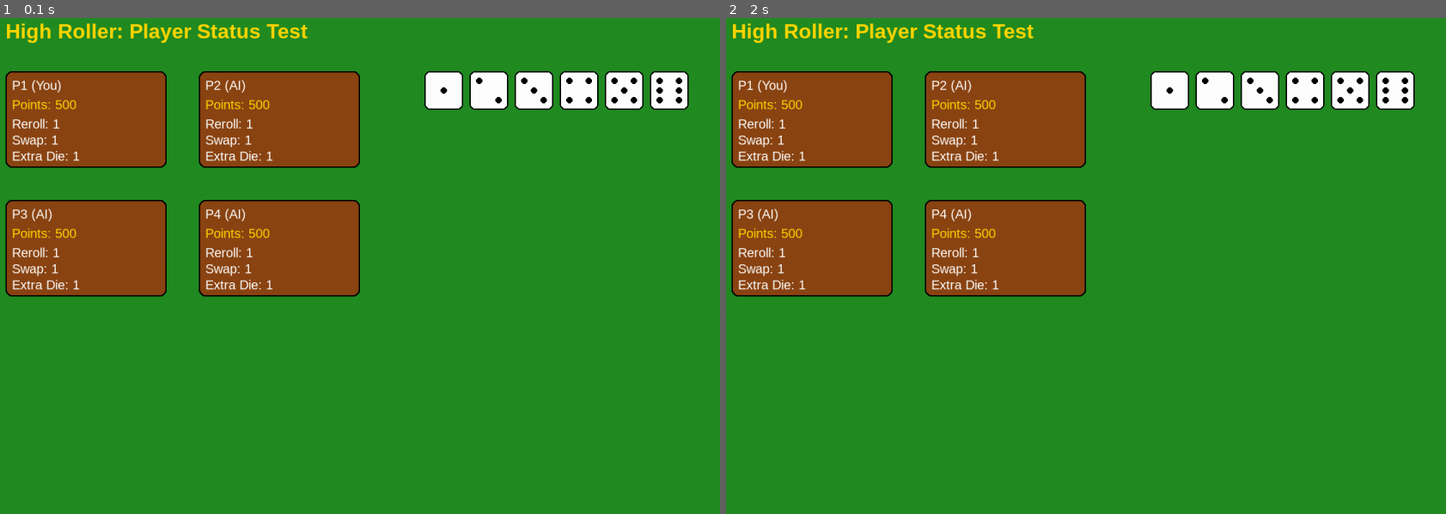
Above: before the commit, frames 1-2 (left to right).
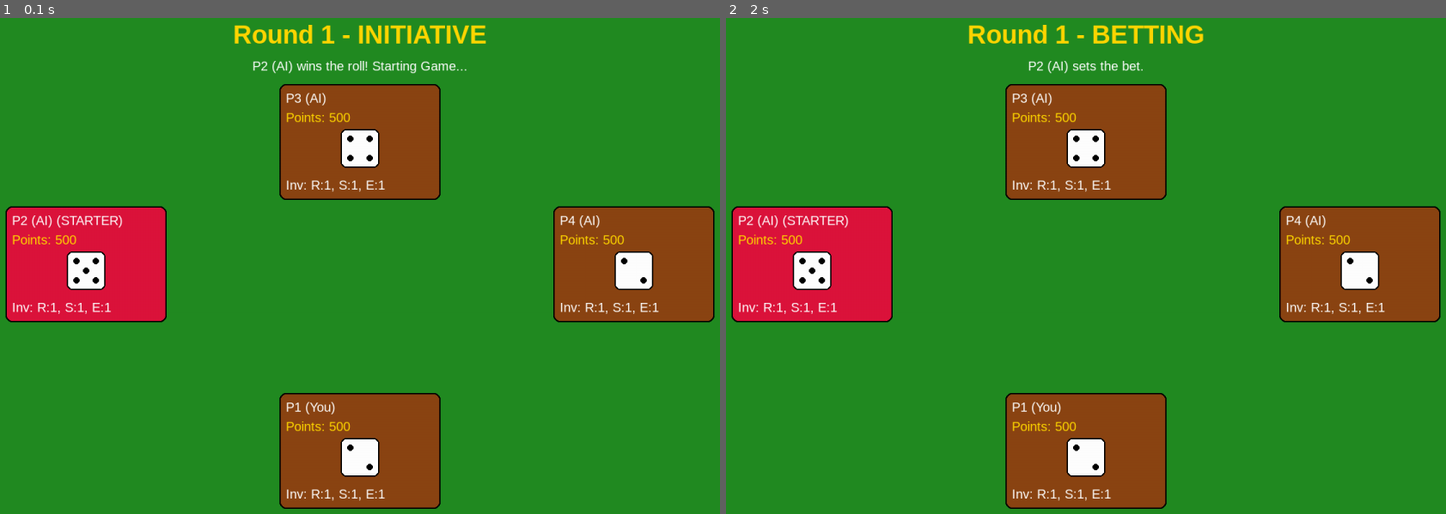
Above: after the commit, the same moments.

Repository: codingwithroman/pygame_softeng
Game: pygame game, started from main.py
Two runs of this game, one before a commit and one after it. Both use one fixed random seed, a clock stepped at 60 frames per second and the inputs below.
Inputs:
- Up to frame 1 (0.1 s): no input
- Up to frame 2 (2 s): no input

The runs differ from the first frame. In frame 1, 35% of the frame differs, in the area x 0-100%, y 1-99%; in frame 2, 35%.

Commit message:
Step 3: State machine and initiative phase

Diff:
--- a/constants.py
+++ b/constants.py
@@ -21,6 +21,15 @@
 DICE_SIZE = 60
 PIP_RADIUS = 5
 
+# Game States
+STATE_INITIATIVE = "INITIATIVE"
+STATE_BETTING = "BETTING"
+STATE_ROLL_ALL = "ROLL_ALL"
+STATE_POWERUP_TURN = "POWERUP_TURN"
+STATE_SHOWDOWN = "SHOWDOWN"
+STATE_SHOP = "SHOP"
+STATE_GAMEOVER = "GAMEOVER"
+
 # Power-up Costs
 COST_REROLL = 100
 COST_SWAP = 150
--- a/main.py
+++ b/main.py
@@ -1,25 +1,134 @@
 import pygame
 import sys
+import random
 from constants import *
 from dice_renderer import draw_die
 from player import Player
 
+class Game:
+    def __init__(self, screen):
+        self.screen = screen
+        self.clock = pygame.time.Clock()
+        self.font = pygame.font.SysFont("Arial", 20)
+        self.large_font = pygame.font.SysFont("Arial", 40, bold=True)
+
+        self.players = [
+            Player("P1 (You)", is_ai=False),
+            Player("P2 (AI)", is_ai=True),
+            Player("P3 (AI)", is_ai=True),
+            Player("P4 (AI)", is_ai=True)
+        ]
+
+        self.state = STATE_INITIATIVE
+        self.round = 1
+        self.pot = 0
+        self.starter = None
+
+        # State specific variables
+        self.initiative_rolls = {} # player: roll_value
+        self.tied_players = []
+        self.message = "Rolling for Initiative..."
+        self.state_timer = 0
+
+        # Initial call to start the game
+        self.start_initiative()
+
+    def start_initiative(self):
+        self.initiative_rolls = {}
+        self.tied_players = self.get_active_players()
+        self.message = "Rolling for Initiative..."
+        self.resolve_initiative()
+
+    def get_active_players(self):
+        return [p for p in self.players if not p.is_bust]
+
+    def resolve_initiative(self):
+        # Roll for all tied players
+        for p in self.tied_players:
+            roll = random.randint(1, 6)
+            self.initiative_rolls[p] = roll
+            p.dice = [roll] # Storing for display
+
+        # Find max
+        max_roll = max(self.initiative_rolls.values())
+        highest_players = [p for p, roll in self.initiative_rolls.items() if roll == max_roll]
+
+        if len(highest_players) > 1:
+            self.tied_players = highest_players
+            self.message = f"Tie! {', '.join([p.name for p in highest_players])} roll again!"
+            # We will wait for a bit before rolling again (handled in update)
+            self.state_timer = 120 # 2 seconds at 60 FPS
+        else:
+            self.starter = highest_players[0]
+            self.starter.is_starter = True
+            self.message = f"{self.starter.name} wins the roll! Starting Game..."
+            self.state_timer = 120
+            # Transition handled in update
+
+    def update(self):
+        if self.state == STATE_INITIATIVE:
+            if self.state_timer > 0:
+                self.state_timer -= 1
+                if self.state_timer == 0:
+                    if self.starter:
+                        self.state = STATE_BETTING
+                        self.message = f"{self.starter.name} sets the bet."
+                    else:
+                        self.resolve_initiative()
+
+    def draw(self):
+        self.screen.fill(COLOR_TABLE_GREEN)
+
+        # Draw Title/Round info
+        status_text = self.large_font.render(f"Round {self.round} - {self.state}", True, COLOR_GOLD)
+        self.screen.blit(status_text, (SCREEN_WIDTH // 2 - status_text.get_width() // 2, 20))
+
+        # Draw Message
+        msg_text = self.font.render(self.message, True, COLOR_WHITE)
+        self.screen.blit(msg_text, (SCREEN_WIDTH // 2 - msg_text.get_width() // 2, 80))
+
+        # Draw Players
+        for i, p in enumerate(self.players):
+            box_width = 250
+            box_height = 180
+            # Layout: P1 Bottom Center, P2 Left, P3 Top Center, P4 Right
+            layout_pos = [
+                (SCREEN_WIDTH // 2 - 125, SCREEN_HEIGHT - 200), # P1
+                (50, SCREEN_HEIGHT // 2 - 90),                  # P2
+                (SCREEN_WIDTH // 2 - 125, 120),                 # P3
+                (SCREEN_WIDTH - 300, SCREEN_HEIGHT // 2 - 90)   # P4
+            ]
+            x, y = layout_pos[i]
+
+            # Draw box
+            color = COLOR_GREY if p.is_bust else (COLOR_RED if p.is_starter else COLOR_BROWN)
+            pygame.draw.rect(self.screen, color, (x, y, box_width, box_height), border_radius=10)
+            pygame.draw.rect(self.screen, COLOR_BLACK, (x, y, box_width, box_height), width=2, border_radius=10)
+
+            # Draw player info
+            name_text = self.font.render(f"{p.name} {'(STARTER)' if p.is_starter else ''}", True, COLOR_WHITE)
+            points_text = self.font.render(f"Points: {p.points}", True, COLOR_GOLD)
+            self.screen.blit(name_text, (x + 10, y + 10))
+            self.screen.blit(points_text, (x + 10, y + 40))
+
+            # Draw dice if any
+            for j, val in enumerate(p.dice):
+                # Center dice in the box relative to other dice
+                total_dice_w = len(p.dice) * (DICE_SIZE + 10) - 10
+                start_x = x + (box_width - total_dice_w) // 2
+                draw_die(self.screen, start_x + j * (DICE_SIZE + 10), y + 70, val)
+
+            # Draw inventory summary
+            inv_str = ", ".join([f"{k[0]}:{v}" for k, v in p.inventory.items()])
+            inv_text = self.font.render(f"Inv: {inv_str}", True, COLOR_WHITE)
+            self.screen.blit(inv_text, (x + 10, y + 145))
+
 def main():
     pygame.init()
     screen = pygame.display.set_mode((SCREEN_WIDTH, SCREEN_HEIGHT))
-    pygame.display.set_caption("High Roller: Power-up - Prototype Step 2")
-    clock = pygame.time.Clock()
+    pygame.display.set_caption("High Roller: Power-up")
 
-    # Initialize Players
-    players = [
-        Player("P1 (You)", is_ai=False),
-        Player("P2 (AI)", is_ai=True),
-        Player("P3 (AI)", is_ai=True),
-        Player("P4 (AI)", is_ai=True)
-    ]
-
-    font = pygame.font.SysFont("Arial", 20)
-    title_font = pygame.font.SysFont("Arial", 32, bold=True)
+    game = Game(screen)
 
     running = True
     while running:
@@ -27,44 +136,11 @@
             if event.type == pygame.QUIT:
                 running = False
 
-        # Fill background
-        screen.fill(COLOR_TABLE_GREEN)
-
-        # Draw Title
-        title_text = title_font.render("High Roller: Player Status Test", True, COLOR_GOLD)
-        screen.blit(title_text, (50, 20))
-
-        # Draw Player Boxes
-        for i, p in enumerate(players):
-            box_width = 250
-            box_height = 150
-            x = 50 + (i % 2) * (box_width + 50)
-            y = 100 + (i // 2) * (box_height + 50)
-
-            # Draw box
-            color = COLOR_GREY if p.is_bust else COLOR_BROWN
-            pygame.draw.rect(screen, color, (x, y, box_width, box_height), border_radius=10)
-            pygame.draw.rect(screen, COLOR_BLACK, (x, y, box_width, box_height), width=2, border_radius=10)
-
-            # Draw player info
-            name_text = font.render(p.name, True, COLOR_WHITE)
-            points_text = font.render(f"Points: {p.points}", True, COLOR_GOLD)
-            screen.blit(name_text, (x + 10, y + 10))
-            screen.blit(points_text, (x + 10, y + 40))
-
-            # Draw inventory
-            inv_y = y + 70
-            for item, count in p.inventory.items():
-                item_text = font.render(f"{item}: {count}", True, COLOR_WHITE)
-                screen.blit(item_text, (x + 10, inv_y))
-                inv_y += 25
-
-        # Draw Dice row (from Step 1)
-        for i in range(1, 7):
-            draw_die(screen, 700 + (i-1)*70, 100, i)
+        game.update()
+        game.draw()
 
         pygame.display.flip()
-        clock.tick(FPS)
+        game.clock.tick(FPS)
 
     pygame.quit()
     sys.exit()
